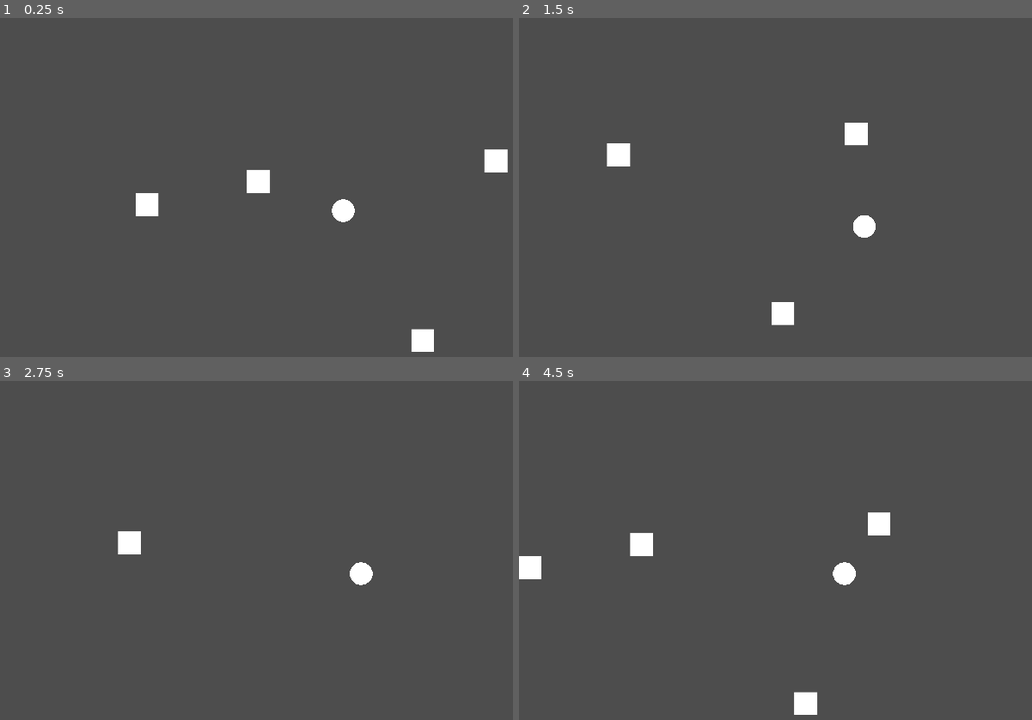
Above: before the commit, frames 1-4 (two rows, left to right).
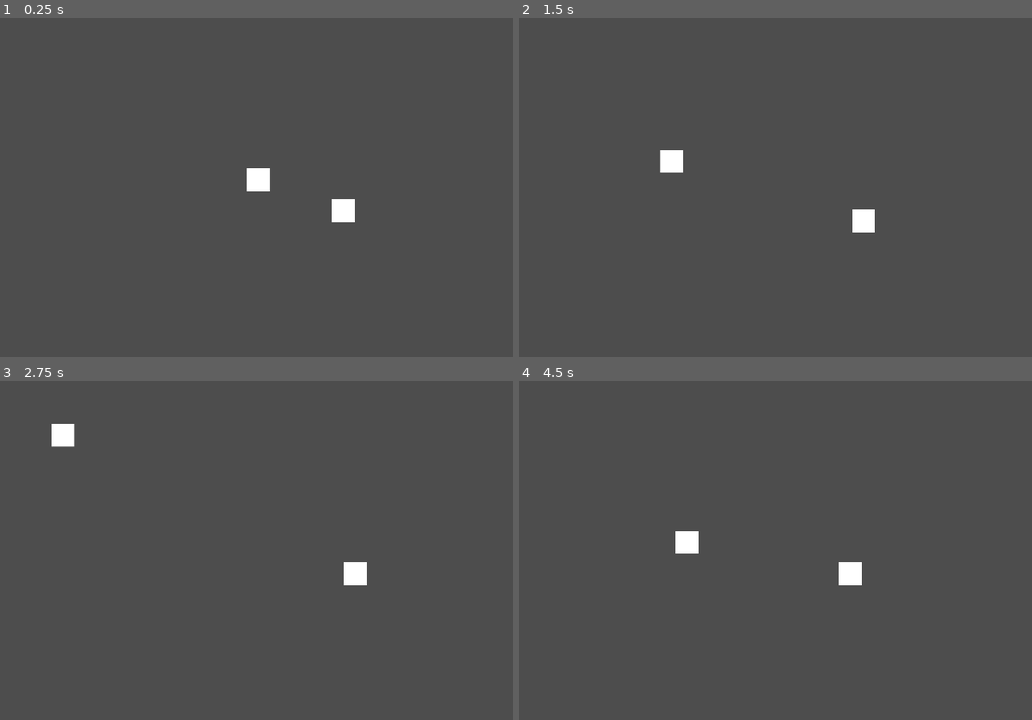
Above: after the commit, the same moments.

Repository: doccsoccs/Rose-Garden
Game: Godot game, scene res://Scenes/test.tscn
Two runs of this game, one before a commit and one after it. Both use one fixed random seed, a clock stepped at 60 frames per second and the inputs below.
Inputs:
- Up to frame 1 (0.25 s): no input
- Up to frame 2 (1.5 s): tap Enter at 0.5 s; hold D (MoveRight) 0.53-1.28 s; hold Z (Interact, bound only after the commit) 0.53-1.28 s; hold S (MoveDown) from 1.28 s (still down); tap Z (Interact, bound only after the commit) at 1.35 s
- Up to frame 3 (2.75 s): release S (MoveDown) at 2.03 s; hold D (MoveRight) from 2.03 s (still down); hold Z (Interact, bound only after the commit) from 2.03 s (still down)
- Up to frame 4 (4.5 s): release D (MoveRight) at 2.78 s; release Z (Interact, bound only after the commit) at 2.78 s; hold W (MoveUp) 2.78-3.53 s; tap Z (Interact, bound only after the commit) at 2.85, 4.35 s; hold Z (Interact, bound only after the commit) 3.53-4.28 s; hold A (MoveLeft) from 3.53 s (still down)

The runs differ from the first frame. In frame 1, 1.0% of the frame differs, in the area x 26-99%, y 38-99%; in frame 2, 1.4%; in frame 3, 0.8%; in frame 4, 1.7%, in the area x 0-73%, y 38-99%.

Commit message:
built dialogue box and started on interaction manager

Diff:
--- a/RoseGardenProject/Player/player.tscn
+++ b/RoseGardenProject/Player/player.tscn
@@ -1,15 +1,15 @@
 [gd_scene load_steps=5 format=3 uid="uid://u07hltu3feg0"]
 
 [ext_resource type="Script" path="res://Scripts/player.gd" id="1_pv6xd"]
-[ext_resource type="Texture2D" uid="uid://ckxm0k5f4m8no" path="res://Sprites/Test Assets/testcircle.png" id="2_sseqs"]
+[ext_resource type="Texture2D" uid="uid://lde7fjbcimwr" path="res://Sprites/Test Assets/testsquare.png" id="2_v00wd"]
 
-[sub_resource type="CircleShape2D" id="CircleShape2D_bup4a"]
-radius = 32.0
+[sub_resource type="RectangleShape2D" id="RectangleShape2D_ke678"]
+size = Vector2(64, 64)
 
-[sub_resource type="RectangleShape2D" id="RectangleShape2D_4txbq"]
-size = Vector2(9, 61)
+[sub_resource type="RectangleShape2D" id="RectangleShape2D_0jdrp"]
+size = Vector2(20, 49.79)
 
-[node name="Player" type="CharacterBody2D"]
+[node name="Player" type="CharacterBody2D" groups=["PLAYER"]]
 motion_mode = 1
 script = ExtResource("1_pv6xd")
 
@@ -18,14 +18,14 @@
 position_smoothing_speed = 10.0
 
 [node name="SpriteComponent" type="Sprite2D" parent="."]
-texture = ExtResource("2_sseqs")
+texture = ExtResource("2_v00wd")
 
 [node name="CollisionComponent" type="CollisionShape2D" parent="."]
-shape = SubResource("CircleShape2D_bup4a")
+shape = SubResource("RectangleShape2D_ke678")
 
 [node name="InteractionDetector" type="Area2D" parent="."]
 
 [node name="InteractionCollisionComponent" type="CollisionShape2D" parent="InteractionDetector"]
-position = Vector2(31, 0)
-shape = SubResource("RectangleShape2D_4txbq")
+position = Vector2(42, 0)
+shape = SubResource("RectangleShape2D_0jdrp")
 debug_color = Color(0.898039, 0.215686, 0.0705882, 0.419608)
--- /dev/null
+++ b/RoseGardenProject/Prefabs/interactable.tscn
@@ -0,0 +1,29 @@
+[gd_scene load_steps=6 format=3 uid="uid://c2hfihbepk77o"]
+
+[ext_resource type="Texture2D" uid="uid://lde7fjbcimwr" path="res://Sprites/Test Assets/testsquare.png" id="1_n8o63"]
+[ext_resource type="PackedScene" uid="uid://diqvnwjep8xbl" path="res://Prefabs/interaction_area.tscn" id="3_0da2o"]
+[ext_resource type="Script" path="res://Scripts/interaction_area.gd" id="4_nm2k0"]
+
+[sub_resource type="RectangleShape2D" id="RectangleShape2D_ko3js"]
+size = Vector2(64, 64)
+
+[sub_resource type="RectangleShape2D" id="RectangleShape2D_8swef"]
+size = Vector2(64, 64)
+
+[node name="Interactable" type="StaticBody2D"]
+collision_layer = 9
+collision_mask = 0
+
+[node name="SpriteComponent" type="Sprite2D" parent="."]
+texture = ExtResource("1_n8o63")
+
+[node name="CollisionComponent" type="CollisionShape2D" parent="."]
+shape = SubResource("RectangleShape2D_ko3js")
+debug_color = Color(0.772549, 0.839216, 0, 0.419608)
+
+[node name="InteractionArea" parent="." instance=ExtResource("3_0da2o")]
+script = ExtResource("4_nm2k0")
+
+[node name="InteractCollision" type="CollisionShape2D" parent="InteractionArea"]
+shape = SubResource("RectangleShape2D_8swef")
+debug_color = Color(0.905882, 0.231373, 0.501961, 0.419608)
--- /dev/null
+++ b/RoseGardenProject/Prefabs/interaction_area.tscn
@@ -0,0 +1,6 @@
+[gd_scene load_steps=2 format=3 uid="uid://diqvnwjep8xbl"]
+
+[ext_resource type="Script" path="res://Scripts/interaction_area.gd" id="1_gv6q3"]
+
+[node name="InteractionArea" type="Area2D"]
+script = ExtResource("1_gv6q3")
--- a/RoseGardenProject/Scenes/test.tscn
+++ b/RoseGardenProject/Scenes/test.tscn
@@ -1,10 +1,16 @@
-[gd_scene load_steps=4 format=3 uid="uid://vsn0ufyngbs1"]
+[gd_scene load_steps=5 format=3 uid="uid://vsn0ufyngbs1"]
 
+[ext_resource type="PackedScene" uid="uid://dqhuscujk6a0h" path="res://UI/text_box.tscn" id="1_6jlox"]
 [ext_resource type="PackedScene" uid="uid://u07hltu3feg0" path="res://Player/player.tscn" id="1_m114s"]
-[ext_resource type="Texture2D" uid="uid://lde7fjbcimwr" path="res://Sprites/Test Assets/testsquare.png" id="2_cdou1"]
-[ext_resource type="PackedScene" uid="uid://c2hfihbepk77o" path="res://interactable.tscn" id="3_d61ty"]
+[ext_resource type="PackedScene" uid="uid://c2hfihbepk77o" path="res://Prefabs/interactable.tscn" id="3_d61ty"]
+[ext_resource type="Script" path="res://Scripts/interaction_manager.gd" id="4_lgyou"]
 
 [node name="Test" type="Node2D"]
+
+[node name="TextBox" parent="." instance=ExtResource("1_6jlox")]
+
+[node name="Interactable" parent="." instance=ExtResource("3_d61ty")]
+position = Vector2(-237, -81)
 
 [node name="Player" parent="." instance=ExtResource("1_m114s")]
 
@@ -13,17 +19,5 @@
 [node name="CollisionPolygon2D" type="CollisionPolygon2D" parent="StaticBody2D"]
 polygon = PackedVector2Array(-427, -379, -366, -166, -187, -225, 183, -126, 389, -285, 283, -488, -242, -485)
 
-[node name="Testsquare" type="Sprite2D" parent="."]
-position = Vector2(-549, -17)
-texture = ExtResource("2_cdou1")
-
-[node name="Testsquare2" type="Sprite2D" parent="."]
-position = Vector2(222, 364)
-texture = ExtResource("2_cdou1")
-
-[node name="Testsquare3" type="Sprite2D" parent="."]
-position = Vector2(427, -139)
-texture = ExtResource("2_cdou1")
-
-[node name="Interactable" parent="." instance=ExtResource("3_d61ty")]
-position = Vector2(-237, -81)
+[node name="InteractionManager" type="Node2D" parent="."]
+script = ExtResource("4_lgyou")
--- /dev/null
+++ b/RoseGardenProject/Scripts/interaction_area.gd
@@ -0,0 +1,5 @@
+extends Area2D
+class_name InteractionArea
+
+var interact: Callable = func():
+	pass
--- /dev/null
+++ b/RoseGardenProject/Scripts/interaction_manager.gd
@@ -0,0 +1,14 @@
+extends Node2D
+
+@onready var player = get_tree().get_first_node_in_group("PLAYER")
+
+var active_areas = []
+var can_interact = true
+
+func register_area(area: InteractionArea):
+	active_areas.push_back(area)
+
+func unregister_area(area: InteractionArea):
+	var index = active_areas.find(area)
+	if index != -1:
+		active_areas.remove_at(index)
--- a/RoseGardenProject/Scripts/player.gd
+++ b/RoseGardenProject/Scripts/player.gd
@@ -2,17 +2,27 @@
 class_name Player
 
 # Movement
-@export var speed = 600.0
+@export var speed = 400.0
 var direction: Vector2 = Vector2.ZERO
 var moving_left: bool = false
 var moving_right: bool = false
 var moving_up: bool = false
 var moving_down: bool = false
 
-# Interaction Detection
+# Collisions
+@onready var collision_component = $CollisionComponent
 @onready var idetector = $InteractionDetector
 
-func _input(_event):
+func _ready():
+	direction = Vector2(0,1)
+
+func _input(event):
+	# Interact
+	if event.is_action_pressed("Interact"):
+		interact()
+
+func _physics_process(delta):
+#region Movement Inputs
 	if Input.is_action_just_pressed("MoveLeft"):
 		moving_left = true
 		moving_right = false
@@ -43,7 +53,6 @@
 		if Input.is_action_pressed("MoveUp"):
 			moving_up = true
 
-func _physics_process(delta):
 	if Input.is_action_pressed("MoveLeft") and moving_left:
 		direction += Vector2(-1,0)
 	if Input.is_action_pressed("MoveRight") and moving_right:
@@ -52,14 +61,23 @@
 		direction += Vector2(0,-1)
 	if Input.is_action_pressed("MoveDown") and moving_down:
 		direction += Vector2(0,1)
+#endregion
 
+	# Move if direction is non-ZERO
 	velocity = direction.normalized() * speed * delta
 	position += velocity
 
-	# Rotate Interaction Detectord
-	idetector.rotation = direction.angle()
+	# Rotate Interaction Detector & Hitbox
+	if velocity != Vector2.ZERO:
+		collision_component.rotation = direction.angle()
+		idetector.rotation = direction.angle()
 
+	# Reset direction and velocity
 	direction = Vector2.ZERO
 	velocity = Vector2.ZERO
 
 	move_and_slide()
+
+# The player attempts to interact with an interactable object or NPC
+func interact():
+	pass
--- /dev/null
+++ b/RoseGardenProject/Scripts/textbox.gd
@@ -0,0 +1,123 @@
+extends CanvasLayer
+
+var active: bool = false
+
+var filename: String
+var file
+var json_as_text
+var json_as_dict
+
+var dialogue
+var reading: bool = false
+var line_index: int = -1
+
+const char_read_time = 0.03
+var char_read_timer = 0
+var char_array = []
+var count = 0
+
+var display_text : String = ""
+@onready var examine_text = $Textbox/Control/InteractText
+@onready var character_text = $Textbox/Control/CharacterText
+@onready var name_label = $Textbox/Control/NameLabel
+
+# ENUM: text VS text with labeled speaker
+enum TextType {EXAMINE, NPC}
+var current_text_type: TextType
+
+func _process(delta):
+	if reading:
+		# Wait for next character
+		char_read_timer += delta
+
+		# Show next character
+		if count < char_array.size():
+			if char_read_timer >= char_read_time:
+				char_read_timer = 0
+				display_text += char_array[count]
+				count += 1
+
+				# EXAMINE
+				if current_text_type == TextType.EXAMINE:
+					examine_text.text = display_text
+				# NPC
+				elif current_text_type == TextType.NPC:
+					character_text.text = display_text
+
+		# ELSE --> finished displaying/reading line
+		else:
+			reading = false
+			char_read_timer = 0
+
+func _input(event):
+	if event.is_action_pressed("Interact") and active:
+		if !reading:
+			next_line()
+		else:
+			finish_reading()
+
+func init_dialogue():
+	active = true
+	get_tree().paused = true
+	$".".visible = true
+
+	# Read in text from JSON file
+	file = "res://Text/DialogueJSON/{0}.json".format({0:filename})
+	json_as_text = FileAccess.get_file_as_string(file)
+	json_as_dict = JSON.parse_string(json_as_text)
+	dialogue = json_as_dict # contains an array of individual lines
+
+	# Get TEXTTYPE enum from first line
+	line_index = 0
+	current_text_type = TextType.get(dialogue[line_index]['type'])
+
+	next_line()
+
+func next_line():
+	if !reading: # only advance to next line if the line has finished displaying
+		clear_all_text()
+		line_index += 1 # next line
+
+		# End dialogue after last line
+		if line_index >= dialogue.size():
+			end_dialogue()
+			return
+
+		# Examine Text
+		if current_text_type == TextType.EXAMINE:
+			char_array = dialogue[line_index].split()
+
+		# NPC Text
+		elif current_text_type == TextType.NPC:
+			name_label.text = dialogue[line_index]['name']
+			char_array = dialogue[line_index]['text'].split()
+
+		reading = true
+		count = 0
+
+func end_dialogue():
+	active = false
+	$".".visible = false
+	clear_all_text()
+	get_tree().paused = false
+
+# Automatically finishes displaying the text in a given line
+func finish_reading():
+	# EXAMINE
+	if current_text_type == TextType.EXAMINE:
+		display_text = dialogue[line_index]
+		examine_text.text = display_text
+	# NPC
+	elif current_text_type == TextType.NPC:
+		display_text = dialogue[line_index]['text']
+		character_text.text = display_text
+
+	reading = false
+	char_read_timer = 0
+
+# Sets all text boxes to empty strings
+func clear_all_text():
+	display_text = ""
+	examine_text.text = ""
+	character_text.text = ""
+	name_label.text = ""
--- /dev/null
+++ b/RoseGardenProject/Text/DialogueJSON/test.json
@@ -0,0 +1,6 @@
+[
+	{"type": "EXAMINE"},
+	"got a biiiiiig crabhammer",
+	"made a silly looking croquette",
+	"LOREMLOREMLOREMLOREMLOREMLOREMLOREMLOREMLOREMLOREMLOREMLOREMLOREMLOREMLOREMLOREMLOREMLOREMLOREMLOREM"
+]
--- /dev/null
+++ b/RoseGardenProject/Text/DialogueJSON/testNPC.json
@@ -0,0 +1,7 @@
+[
+	{"type": "NPC"},
+	{"name": "Gerand Grondlebags", "text": "Wowza thats a stinky booboo!"},
+	{"name": "Richard Birndleflabp", "text": "You said it Gerand, my fork is TOAST."},
+	{"name": "Gerand Grondlebags", "text": "Wowza thats a stinky booboo!"},
+	{"name": "Richard Birndleflabp", "text": "You said it Gerand, my fork is TOAST."}
+]
--- /dev/null
+++ b/RoseGardenProject/UI/text_box.tscn
@@ -0,0 +1,76 @@
+[gd_scene load_steps=4 format=3 uid="uid://dqhuscujk6a0h"]
+
+[ext_resource type="Texture2D" uid="uid://bxsp68wqjdg" path="res://Sprites/UI_Sprites/textbox.png" id="1_5ux7d"]
+[ext_resource type="Script" path="res://Scripts/textbox.gd" id="1_44j0k"]
+[ext_resource type="FontFile" uid="uid://clm7yl6qyg3jb" path="res://Text/dogicapixel.ttf" id="2_byt6a"]
+
+[node name="TextBox" type="CanvasLayer"]
+process_mode = 3
+visible = false
+script = ExtResource("1_44j0k")
+
+[node name="Textbox" type="Sprite2D" parent="."]
+position = Vector2(960, 890.195)
+scale = Vector2(6, 6)
+texture = ExtResource("1_5ux7d")
+
+[node name="Control" type="Control" parent="Textbox"]
+layout_mode = 3
+anchors_preset = 15
+anchor_right = 1.0
+anchor_bottom = 1.0
+offset_left = -160.0
+offset_top = -30.0
+offset_right = -160.0
+offset_bottom = -30.0
+grow_horizontal = 2
+grow_vertical = 2
+size_flags_horizontal = 3
+
+[node name="InteractText" type="RichTextLabel" parent="Textbox/Control"]
+layout_mode = 1
+anchors_preset = -1
+anchor_left = 0.025
+anchor_top = 0.133333
+anchor_right = 0.975
+anchor_bottom = 0.866667
+grow_horizontal = 2
+grow_vertical = 2
+theme_override_fonts/normal_font = ExtResource("2_byt6a")
+theme_override_font_sizes/normal_font_size = 8
+scroll_active = false
+deselect_on_focus_loss_enabled = false
+drag_and_drop_selection_enabled = false
+metadata/_edit_use_anchors_ = true
+
+[node name="CharacterText" type="RichTextLabel" parent="Textbox/Control"]
+layout_mode = 1
+anchors_preset = -1
+anchor_left = 0.028125
+anchor_top = 0.333333
+anchor_right = 0.971875
+anchor_bottom = 0.866667
+grow_horizontal = 2
+grow_vertical = 2
+theme_override_fonts/normal_font = ExtResource("2_byt6a")
+theme_override_font_sizes/normal_font_size = 8
+scroll_active = false
+deselect_on_focus_loss_enabled = false
+drag_and_drop_selection_enabled = false
+metadata/_edit_use_anchors_ = true
+
+[node name="NameLabel" type="RichTextLabel" parent="Textbox/Control"]
+layout_mode = 1
+anchors_preset = -1
+anchor_left = 0.0385417
+anchor_top = 0.157792
+anchor_right = 0.982292
+anchor_bottom = 0.307792
+grow_horizontal = 2
+grow_vertical = 2
+theme_override_fonts/normal_font = ExtResource("2_byt6a")
+theme_override_font_sizes/normal_font_size = 8
+scroll_active = false
+deselect_on_focus_loss_enabled = false
+drag_and_drop_selection_enabled = false
+metadata/_edit_use_anchors_ = true
--- a/RoseGardenProject/interactable.tscn
+++ /dev/null
@@ -1,17 +0,0 @@
-[gd_scene load_steps=3 format=3 uid="uid://c2hfihbepk77o"]
-
-[ext_resource type="Texture2D" uid="uid://lde7fjbcimwr" path="res://Sprites/Test Assets/testsquare.png" id="1_n8o63"]
-
-[sub_resource type="RectangleShape2D" id="RectangleShape2D_1tdkv"]
-size = Vector2(64, 64)
-
-[node name="Interactable" type="StaticBody2D"]
-collision_layer = 9
-collision_mask = 0
-
-[node name="SpriteComponent" type="Sprite2D" parent="."]
-texture = ExtResource("1_n8o63")
-
-[node name="CollisionComponent" type="CollisionShape2D" parent="."]
-shape = SubResource("RectangleShape2D_1tdkv")
-debug_color = Color(0.592157, 0.537255, 0.290196, 0.419608)
--- a/RoseGardenProject/project.godot
+++ b/RoseGardenProject/project.godot
@@ -48,6 +48,12 @@
 , Object(InputEventKey,"resource_local_to_scene":false,"resource_name":"","device":-1,"window_id":0,"alt_pressed":false,"shift_pressed":false,"ctrl_pressed":false,"meta_pressed":false,"pressed":false,"keycode":0,"physical_keycode":4194320,"key_label":0,"unicode":0,"echo":false,"script":null)
 ]
 }
+Interact={
+"deadzone": 0.5,
+"events": [Object(InputEventKey,"resource_local_to_scene":false,"resource_name":"","device":-1,"window_id":0,"alt_pressed":false,"shift_pressed":false,"ctrl_pressed":false,"meta_pressed":false,"pressed":false,"keycode":0,"physical_keycode":90,"key_label":0,"unicode":122,"echo":false,"script":null)
+, Object(InputEventKey,"resource_local_to_scene":false,"resource_name":"","device":-1,"window_id":0,"alt_pressed":false,"shift_pressed":false,"ctrl_pressed":false,"meta_pressed":false,"pressed":false,"keycode":0,"physical_keycode":4194309,"key_label":0,"unicode":0,"echo":false,"script":null)
+]
+}
 
 [layer_names]
 
Binary file added: RoseGardenProject/Sprites/UI_Sprites/textbox.png
Not shown, added: RoseGardenProject/Sprites/UI_Sprites/textbox.png.import
Binary file added: RoseGardenProject/Text/dogicapixel.ttf
Not shown, added: RoseGardenProject/Text/dogicapixel.ttf.import
